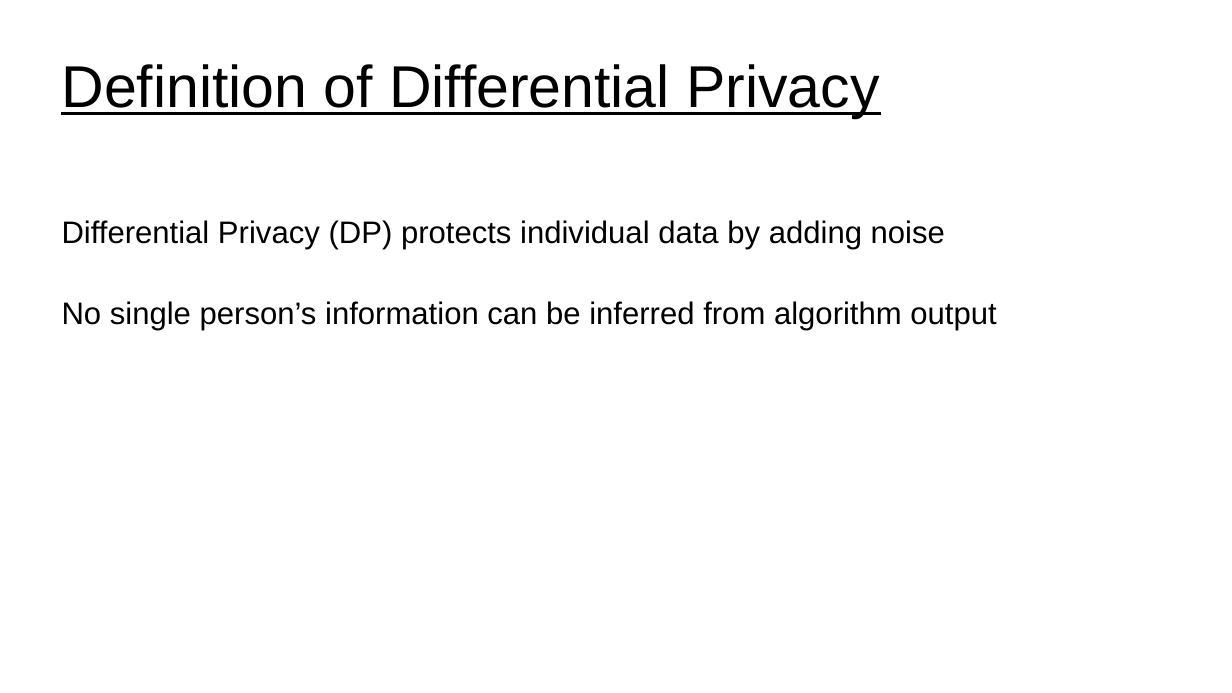
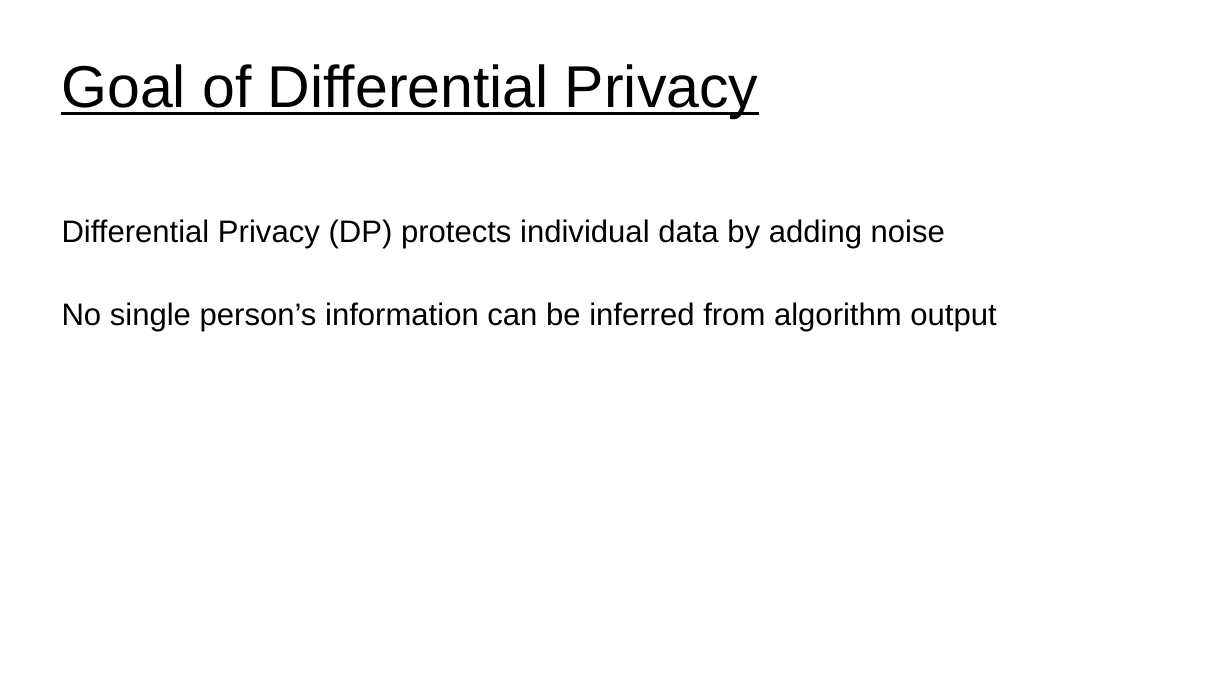
Before and after one commit to UVADS/distributed_computing, a slide deck: slide 31 of 07_distributed_model_training/federated_learning.ppt. Drawn at 1232x693 pixels with LibreOffice and Linux fonts; fonts in the diff are those of the drawing. Boxes give left, top, right and bottom in pixels: in the first picture for what was removed or moved away, otherwise in the second. Text is boxed around its words. In the diff, an @@ line names an element or a change of style, - is before the commit and + after.

```diff
--- a/07_distributed_model_training/federated_learning.ppt
+++ b/07_distributed_model_training/federated_learning.ppt
@@ title at [61, 64, 758, 118]: text changed @@
-Definition of Differential Privacy
+Goal of Differential Privacy
```
Also in this commit, not shown: 1 other slide changed, 2 slides added, 1 slide removed, 1 other file.
